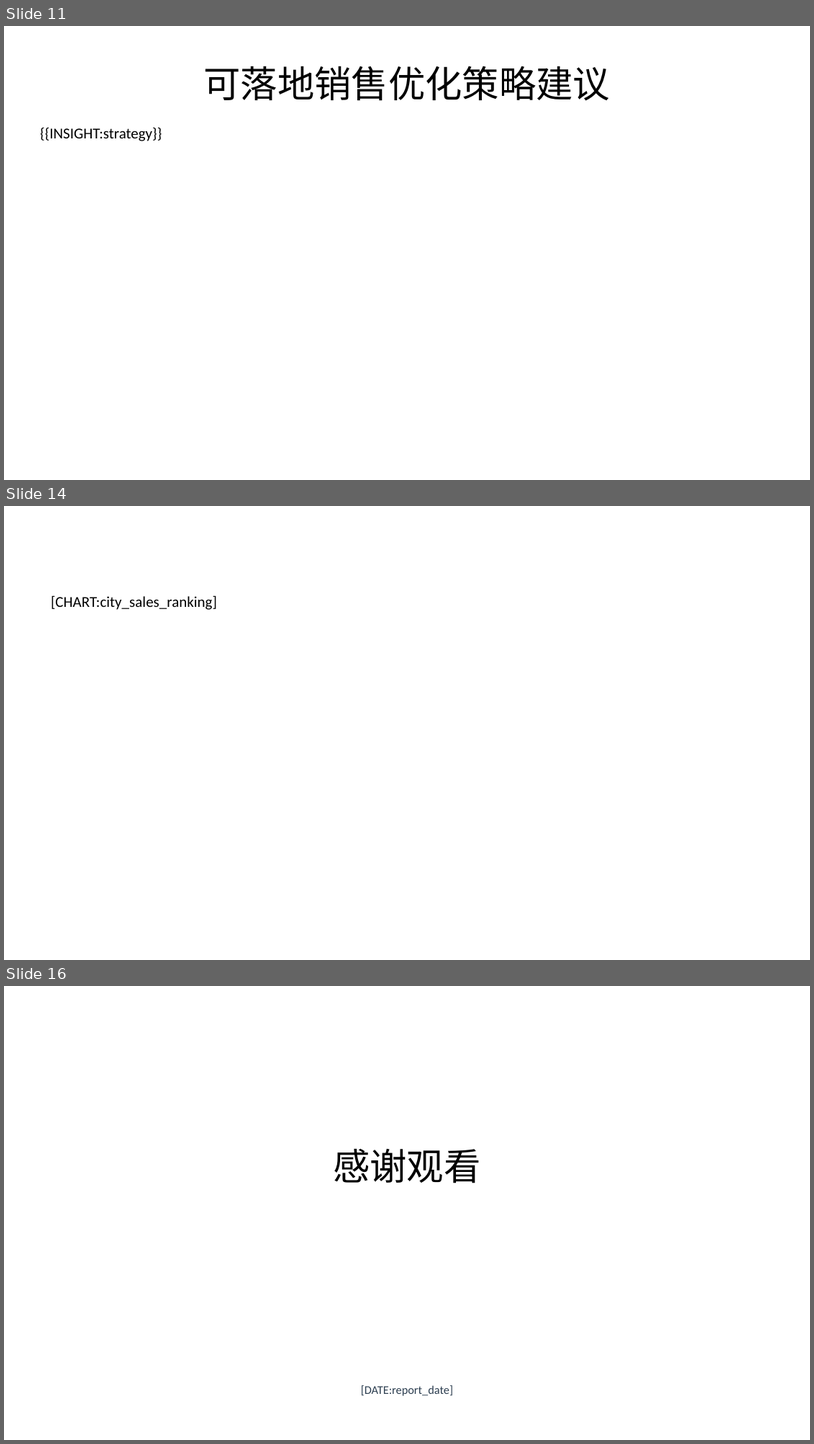
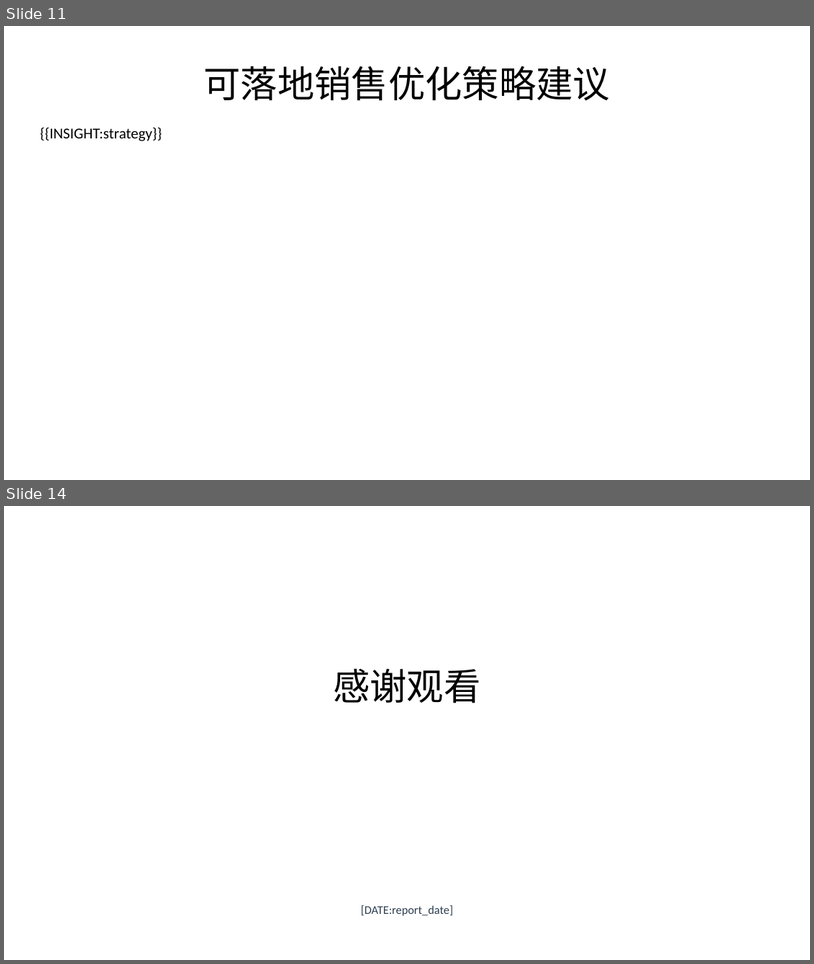
Before and after one commit to lijiahao1996/PPT-Automation, a slide deck: templates/原生报告模板.pptx. Shown one above the other, each under a label of ours: slides 11, 14 and 16 before the commit, slides 11 and 14 after it; the slides between them are not shown. The pictures are 814x1444 and 814x964 pixels, drawn with LibreOffice and Linux fonts; fonts in the diff are those of the drawing. Boxes give left, top, right and bottom in pixels: in the first picture for what was removed or moved away, otherwise in the second. Text is boxed around its words. In the diff, an @@ line names an element or a change of style, - is before the commit and + after.

```diff
--- a/templates/原生报告模板.pptx
+++ b/templates/原生报告模板.pptx
@@ slide 14 removed at box(4, 506, 810, 960), background #FFFFFF @@
@@ text removed at box(51, 595, 217, 610) @@
-[CHART:city_sales_ranking]
@@ what was slide 16 is now slide 14 @@
```
Also in this commit, not shown: 8 slides changed, 1 other slide removed, 3 other files.
